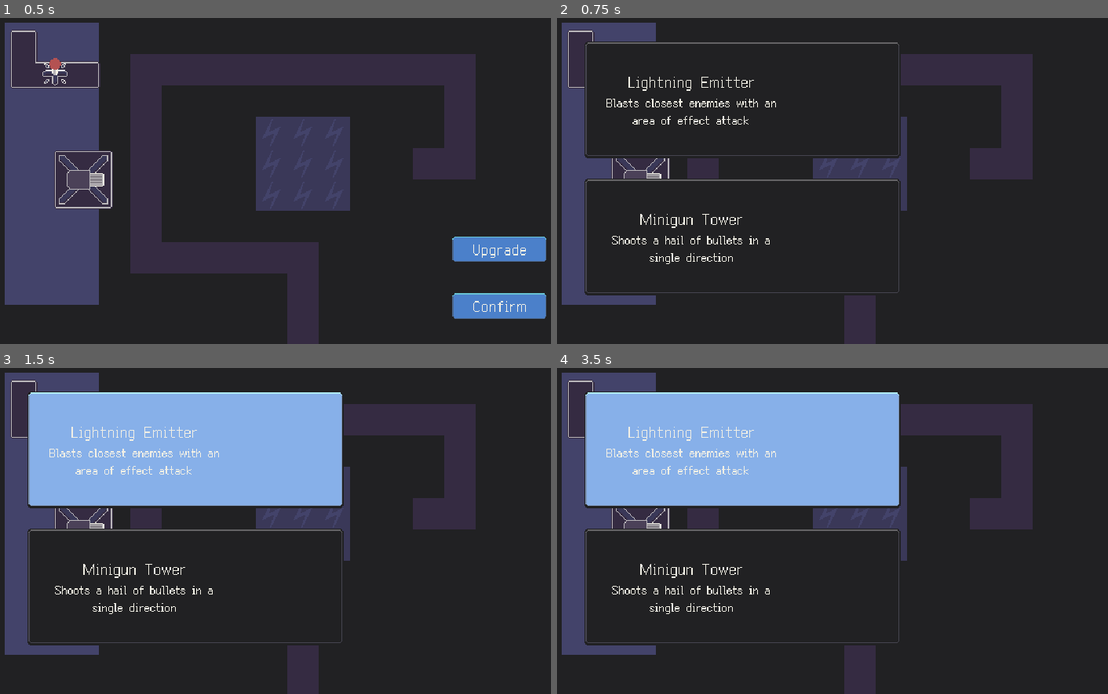
Above: before the commit, frames 1-4 (two rows, left to right).
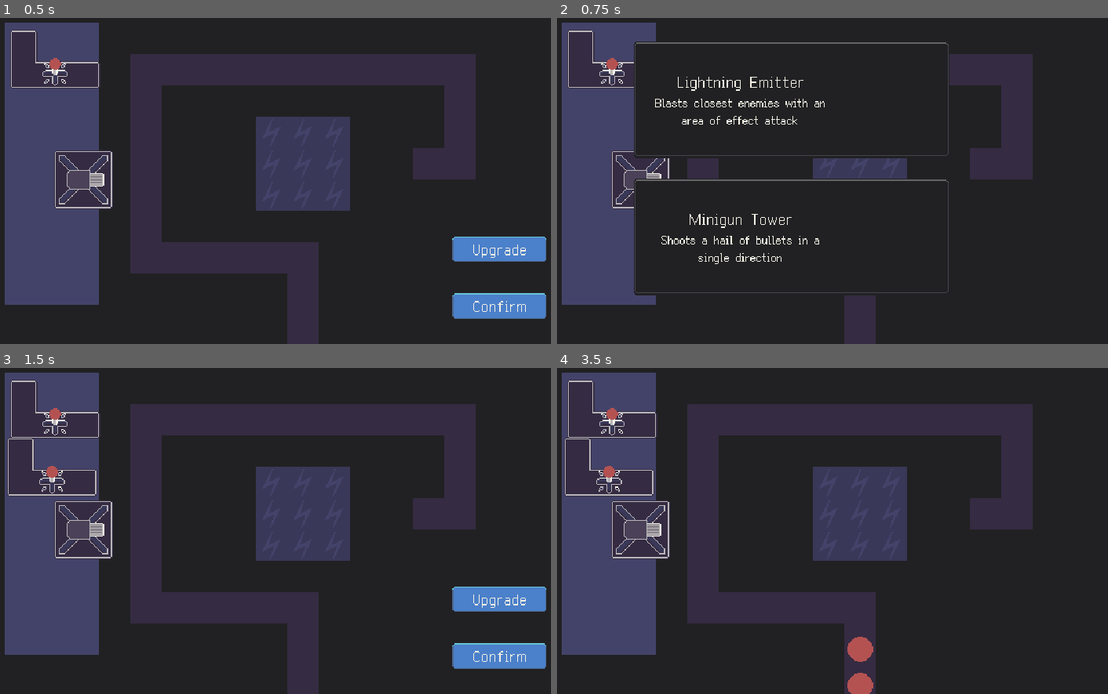
Above: after the commit, the same moments.

Repository: JeppeLindberg/tavern_game_jam_a24
Game: Godot game, scene res://scenes/main.tscn
The game is run twice, just before and just after one commit, with the same random seed, the same clock (stepped at 60 frames per second) and the same inputs.
Inputs (mouse positions are in pixels of both pictures, inside the frame that each line leads up to):
- Up to frame 1 (0.5 s): no input
- Up to frame 2 (0.75 s): click (1058, 249) at 0.5 s
- Up to frame 3 (1.5 s): click (187, 449) at 1.27 s
- Up to frame 4 (3.5 s): click (1058, 654) at 2.02 s; click (744, 449) at 2.77 s

Frame 1 is identical in both runs. In frame 2, 9.4% of the frame differs, in the area x 4-72%, y 7-86%; in frame 3, 35%, in the area x 1-100%, y 7-93%; in frame 4, 33%.

Commit message:
progress

Diff:
--- a/prefabs/ui/upgrade_selection.tscn
+++ b/prefabs/ui/upgrade_selection.tscn
@@ -48,6 +48,7 @@
 
 [node name="margin" type="MarginContainer" parent="."]
 layout_mode = 2
+mouse_filter = 2
 theme_override_constants/margin_left = 10
 theme_override_constants/margin_top = 10
 theme_override_constants/margin_right = 10
@@ -55,15 +56,17 @@
 
 [node name="h_container" type="HBoxContainer" parent="margin"]
 layout_mode = 2
+mouse_filter = 2
 
 [node name="center" type="CenterContainer" parent="margin/h_container"]
 layout_mode = 2
+mouse_filter = 2
 
 [node name="text" type="RichTextLabel" parent="margin/h_container/center"]
 modulate = Color(0.94902, 0.941176, 0.898039, 1)
 custom_minimum_size = Vector2(200, 0)
 layout_mode = 2
-mouse_filter = 1
+mouse_filter = 2
 theme_override_fonts/normal_font = ExtResource("2_m0010")
 theme_override_fonts/bold_font = ExtResource("3_4em0f")
 theme_override_font_sizes/normal_font_size = 12
@@ -76,12 +79,13 @@
 modulate = Color(1, 1, 1, 0)
 custom_minimum_size = Vector2(100, 100)
 layout_mode = 2
-mouse_filter = 1
+mouse_filter = 2
 theme_override_styles/panel = SubResource("StyleBoxEmpty_ok47m")
 
 [node name="center" type="CenterContainer" parent="margin/h_container/fill"]
 layout_mode = 2
+mouse_filter = 2
 
-[connection signal="mouse_entered" from="." to="hovering" method="set_show"]
-[connection signal="mouse_exited" from="." to="hovering" method="set_hide"]
 [connection signal="button_up" from="Button" to="." method="_on_button_button_up"]
+[connection signal="mouse_entered" from="Button" to="hovering" method="set_show"]
+[connection signal="mouse_exited" from="Button" to="hovering" method="set_hide"]
--- a/scenes/main.tscn
+++ b/scenes/main.tscn
@@ -216,14 +216,16 @@
 
 [node name="h_container" type="HBoxContainer" parent="ui/upgrade_screen"]
 layout_mode = 1
-anchors_preset = 13
-anchor_left = 0.5
-anchor_right = 0.5
-anchor_bottom = 1.0
-offset_left = -102.0
-offset_right = 102.0
-grow_horizontal = 2
-grow_vertical = 2
+anchors_preset = 9
+anchor_bottom = 1.0
+offset_right = 208.0
+grow_vertical = 2
+mouse_filter = 2
+
+[node name="fill" type="Panel" parent="ui/upgrade_screen/h_container"]
+modulate = Color(1, 1, 1, 0)
+custom_minimum_size = Vector2(100, 100)
+layout_mode = 2
 mouse_filter = 2
 
 [node name="selection" type="VBoxContainer" parent="ui/upgrade_screen/h_container"]
@@ -231,18 +233,6 @@
 size_flags_vertical = 4
 mouse_filter = 0
 theme_override_constants/separation = 20
-
-[node name="fill" type="Panel" parent="ui/upgrade_screen/h_container"]
-modulate = Color(1, 1, 1, 0)
-custom_minimum_size = Vector2(100, 100)
-layout_mode = 2
-mouse_filter = 2
-
-[node name="fill2" type="Panel" parent="ui/upgrade_screen/h_container"]
-modulate = Color(1, 1, 1, 0)
-custom_minimum_size = Vector2(100, 100)
-layout_mode = 2
-mouse_filter = 2
 
 [node name="game" type="Node2D" parent="."]
 
--- a/scripts/building.gd
+++ b/scripts/building.gd
@@ -77,6 +77,10 @@
 			var placeable_tiles = main.get_nodes_at(child.global_position + offset, group)
 			if placeable_tiles.is_empty():
 				return false;
+			var buildings = main.get_nodes_at(child.global_position + offset, 'building')
+			for building in buildings:
+				if building != self:
+					return false;
 
 			target_child_local_pos = (child.global_position - global_position) + offset
 			tile_global_pos = placeable_tiles[0].global_position + offset
--- a/scripts/player.gd
+++ b/scripts/player.gd
@@ -1,13 +1,14 @@
 extends Node2D
 
 @onready var main:Node = get_node('/root/main')
+@onready var state_machine:Node2D = get_node('/root/main/state_machine')
 
 func _unhandled_input(event):
 	if event is InputEventMouse:
 		global_position = event.position
 
 	if event is InputEventMouseButton:
-		if (event.button_index == MOUSE_BUTTON_LEFT) and (event.pressed):
+		if (event.button_index == MOUSE_BUTTON_LEFT) and (event.pressed) and (state_machine.state == 'prepare'):
 			var nodes = main.get_nodes_at(event.position, 'building')
 			if not nodes.is_empty():
 				nodes[0].reparent(self)
--- a/scripts/state_machine.gd
+++ b/scripts/state_machine.gd
@@ -6,7 +6,7 @@
 @onready var upgrades:Node2D = get_node('/root/main/game/upgrades')
 @onready var selection:Control = get_node('/root/main/ui/upgrade_screen/h_container/selection')
 
-var _state:String
+var state:String
 
 @export var enemy_prefab: PackedScene
 
@@ -16,12 +16,12 @@
 func go_to_prepare():
 	for child in selection.get_children():
 		child.queue_free()
-	_state = 'prepare'
+	state = 'prepare'
 	prepare_screen.enable()
 	upgrade_screen.disable()
 
 func go_to_simulate():
-	_state = 'simulate'
+	state = 'simulate'
 	prepare_screen.disable()
 	upgrade_screen.disable()
 
@@ -33,7 +33,7 @@
 	main.create_node(enemy_prefab, main)
 
 func go_to_upgrade():
-	_state = 'upgrade'
+	state = 'upgrade'
 	prepare_screen.disable()
 	upgrade_screen.enable()
 
--- a/scripts/ui/enable_disable.gd
+++ b/scripts/ui/enable_disable.gd
@@ -9,7 +9,7 @@
 	if main == null:
 		main = get_node('/root/main')
 	for child in main.get_all_children(self):
-		if child is Control:
+		if (not child.is_queued_for_deletion()) and (child is Control):
 			mouse_control[child] = child.mouse_filter
 	visible = false
 
@@ -18,5 +18,6 @@
 		main = get_node('/root/main')
 	if mouse_control != {}:
 		for child in mouse_control.keys():
-			child.mouse_filter = mouse_control[child]
+			if (child != null) and (not child.is_queued_for_deletion()):
+				child.mouse_filter = mouse_control[child]
 	visible = true
--- a/scripts/ui/upgrade_selection.gd
+++ b/scripts/ui/upgrade_selection.gd
@@ -1,11 +1,13 @@
 extends PanelContainer
+
+@onready var main:Node = get_node('/root/main')
+@onready var state_machine:Node2D = get_node('/root/main/state_machine')
 
 var building_prefab:PackedScene
 
 
-func select() -> void:
-    pass # Replace with function body.
-
-
 func _on_button_button_up() -> void:
-    print('bla')
+    var building = main.create_node(building_prefab, main)
+    building.global_position = Vector2.ZERO
+    building.drop()
+    state_machine.go_to_prepare()
